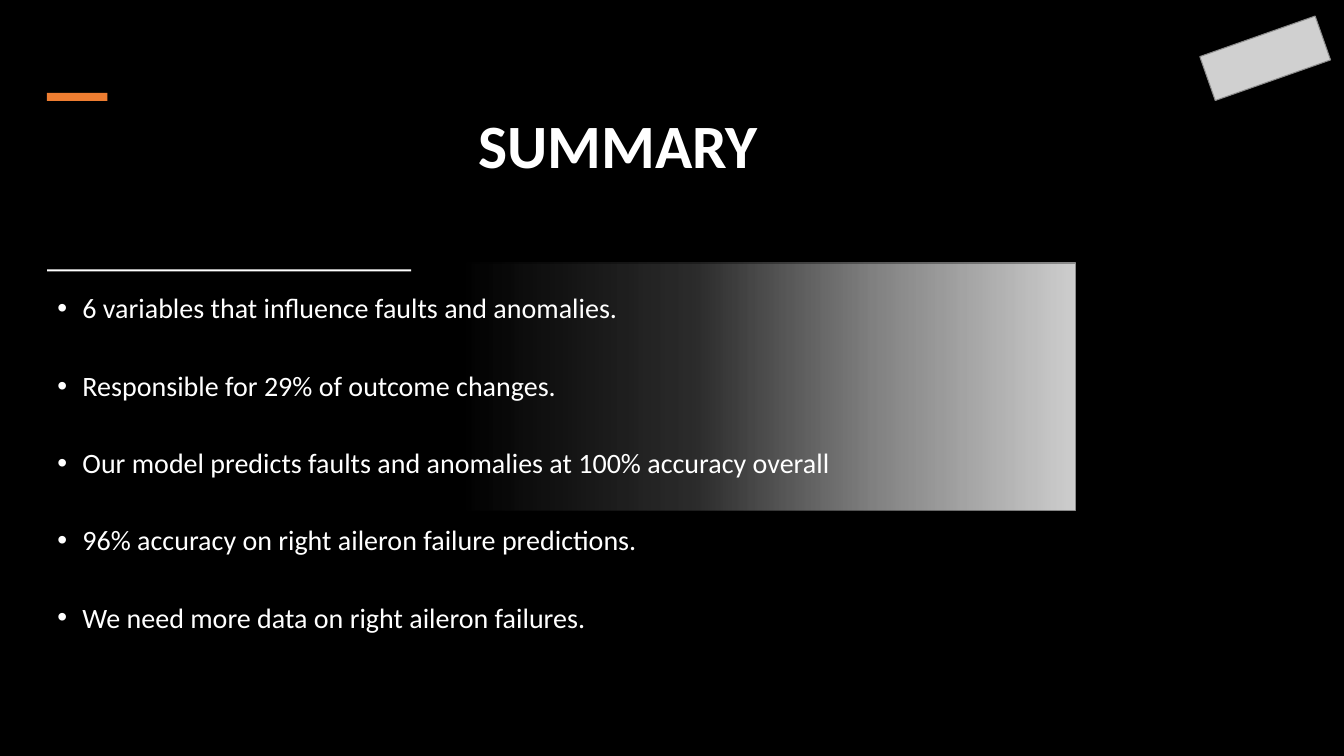
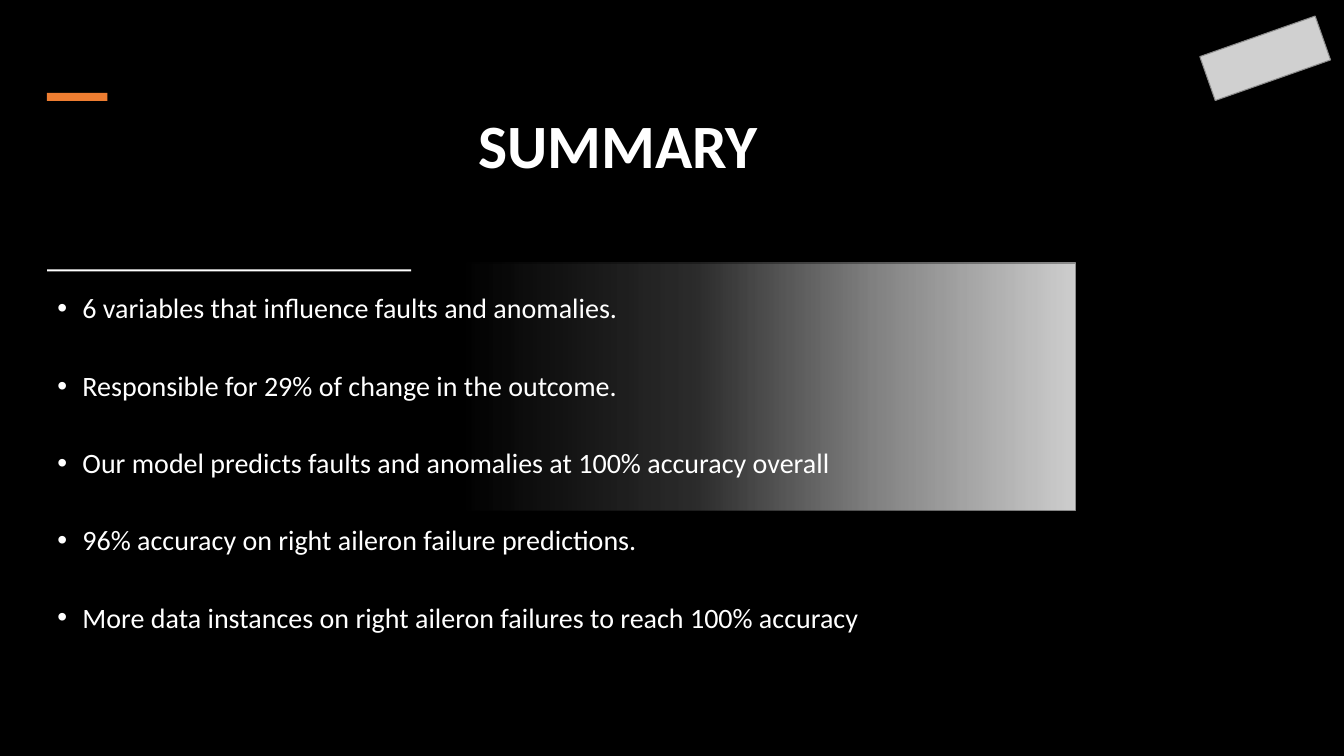
Before and after one commit to MrAshTag/Drone_Faults_Anomaly_Detection, a slide deck: slide 9 of Drone_Faults_and_Anomaly_detection.pptx. Drawn at 1344x756 pixels with LibreOffice and Linux fonts; fonts in the diff are those of the drawing; grey boxes stand for pictures. Boxes give left, top, right and bottom in pixels: in the first picture for what was removed or moved away, otherwise in the second. Text is boxed around its words. In the diff, an @@ line names an element or a change of style, - is before the commit and + after.

```diff
--- a/Drone_Faults_and_Anomaly_detection.pptx
+++ b/Drone_Faults_and_Anomaly_detection.pptx
@@ text at <box>82,376,616,401</box>: text changed @@
-• Responsible for 29% of outcome changes.
+• Responsible for 29% of change in the outcome.
@@ text at <box>82,608,858,633</box>: text changed @@
-• We need more data on right aileron failures.
+• More data instances on right aileron failures to reach 100% accuracy
```
Also in this commit, not shown: 7 other slides changed.
